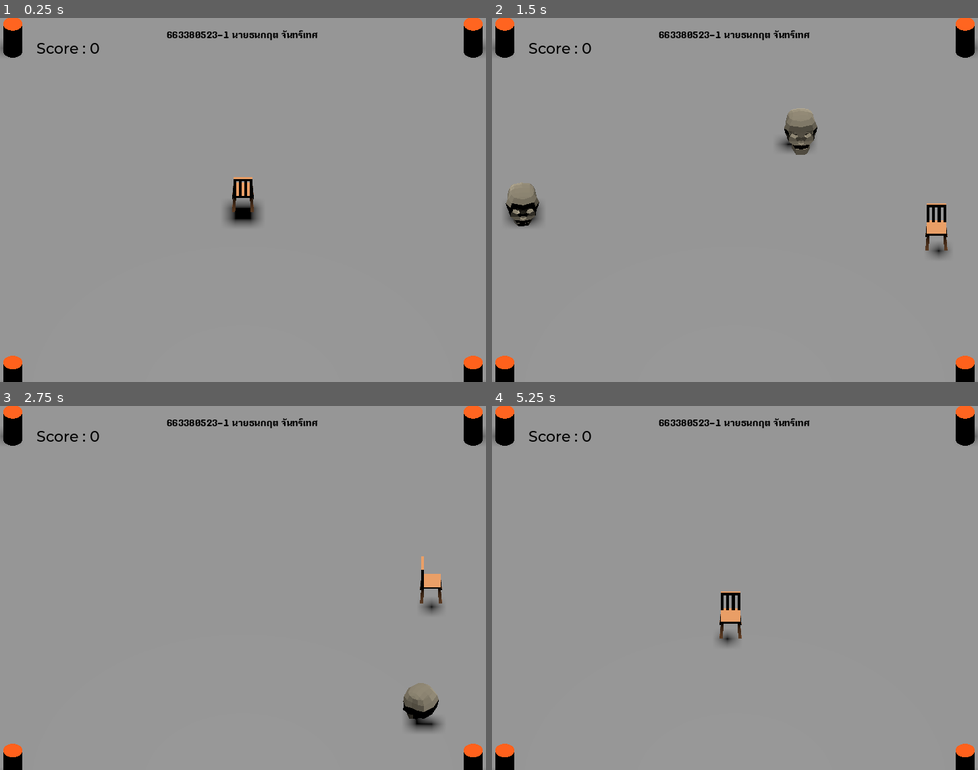
Above: before the commit, frames 1-4 (two rows, left to right).
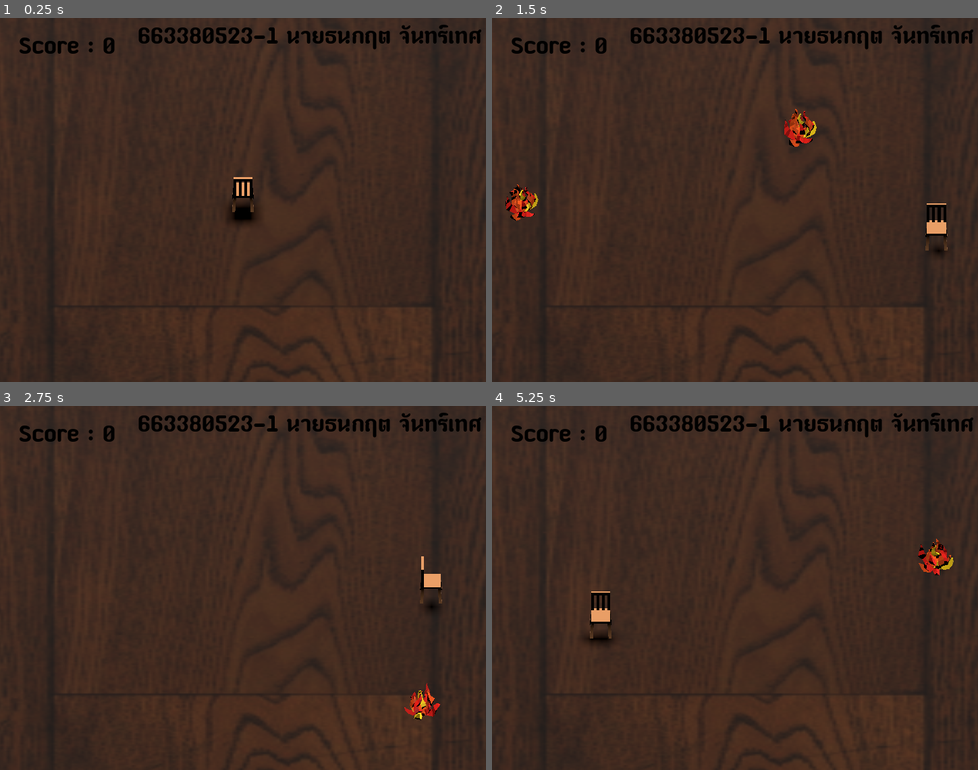
Above: after the commit, the same moments.

Repository: zD0n/myfirst3dGame
Game: Godot game, scene res://main.tscn
Two runs of this game, one before a commit and one after it. Both use one fixed random seed, a clock stepped at 60 frames per second and the inputs below.
Inputs:
- Up to frame 1 (0.25 s): no input
- Up to frame 2 (1.5 s): tap Enter (ui_accept) at 0.5 s; hold D (move_right) 0.53-1.28 s; tap Space (jump) at 0.77 s; hold S (move_back) from 1.28 s (still down)
- Up to frame 3 (2.75 s): tap Space (jump) at 1.52 s; tap Enter (ui_accept) at 2 s; release S (move_back) at 2.03 s; hold D (move_right) from 2.03 s (still down)
- Up to frame 4 (5.25 s): release D (move_right) at 2.78 s; hold W (move_forward) 2.78-3.53 s; tap Space (jump) at 3.02, 3.77, 4.52 s; hold A (move_left) 3.53-5.03 s; tap Enter (ui_accept) at 5 s; hold S (move_back) from 5.03 s (still down)

The runs differ from the first frame. In frame 1, 99% of the frame differs, in the area x 0-100%, y 0-100%; in frame 2, 99%; in frame 3, 100%; in frame 4, 100%.

Commit message:
Update V2

Diff:
--- a/main.tscn
+++ b/main.tscn
@@ -1,8 +1,9 @@
-[gd_scene load_steps=19 format=3 uid="uid://cxjk5rotiufx5"]
+[gd_scene load_steps=22 format=3 uid="uid://cxjk5rotiufx5"]
 
 [ext_resource type="Script" uid="uid://cn60u0yy0ab5s" path="res://main.gd" id="1_h2yge"]
 [ext_resource type="PackedScene" uid="uid://b6dctke4cyqw7" path="res://player.tscn" id="1_ig7tw"]
 [ext_resource type="PackedScene" uid="uid://0cfh06x7tfp6" path="res://mob.tscn" id="2_1bvp3"]
+[ext_resource type="Texture2D" uid="uid://c1l8pikxhch3w" path="res://art/wood_floor_diff_1k.jpg" id="3_272bh"]
 [ext_resource type="FontFile" uid="uid://cyxhh7ddkn62q" path="res://fonts/Montserrat-Medium.ttf" id="4_lquwl"]
 [ext_resource type="Script" uid="uid://bhb6bikahvwfj" path="res://score_label.gd" id="5_7mycd"]
 [ext_resource type="FontFile" uid="uid://bevuxmhi02n3x" path="res://fonts/paaymaay_regular.ttf" id="6_7mycd"]
@@ -10,7 +11,12 @@
 [sub_resource type="BoxShape3D" id="BoxShape3D_7dm0k"]
 size = Vector3(60, 2, 60)
 
+[sub_resource type="StandardMaterial3D" id="StandardMaterial3D_5vw27"]
+albedo_texture = ExtResource("3_272bh")
+albedo_texture_force_srgb = true
+
 [sub_resource type="BoxMesh" id="BoxMesh_ig7tw"]
+material = SubResource("StandardMaterial3D_5vw27")
 size = Vector3(60, 2, 60)
 
 [sub_resource type="StandardMaterial3D" id="StandardMaterial3D_lquwl"]
@@ -49,6 +55,9 @@
 default_font = ExtResource("4_lquwl")
 default_font_size = 22
 
+[sub_resource type="BoxShape3D" id="BoxShape3D_272bh"]
+size = Vector3(26, 5, 1)
+
 [node name="Main" type="Node"]
 script = ExtResource("1_h2yge")
 mob_scene = ExtResource("2_1bvp3")
@@ -78,6 +87,7 @@
 size = 19.0
 
 [node name="Cylinders" type="Node3D" parent="."]
+visible = false
 
 [node name="MeshInstance3D" type="MeshInstance3D" parent="Cylinders"]
 transform = Transform3D(1, 0, 0, 0, 1, 0, 0, 0, 1, -12, 0, -12)
@@ -118,15 +128,18 @@
 
 [node name="ScoreLabel" type="Label" parent="UserInterface"]
 layout_mode = 0
-offset_left = 54.0
-offset_top = 31.0
-offset_right = 148.0
-offset_bottom = 59.0
+offset_left = 28.0
+offset_top = 26.0
+offset_right = 172.0
+offset_bottom = 61.0
 theme_override_colors/font_color = Color(0, 0, 0, 1)
+theme_override_fonts/font = ExtResource("6_7mycd")
+theme_override_font_sizes/font_size = 50
 text = "Score : 0"
 script = ExtResource("5_7mycd")
 
 [node name="Retry" type="ColorRect" parent="UserInterface"]
+visible = false
 layout_mode = 1
 anchors_preset = 15
 anchor_right = 1.0
@@ -148,17 +161,37 @@
 offset_bottom = 14.0
 grow_horizontal = 2
 grow_vertical = 2
-text = "Press Any button to retry."
+text = "Press Spacebar button to retry."
 
 [node name="Credit" type="Label" parent="UserInterface"]
 layout_mode = 0
-offset_left = 247.0
-offset_top = 18.0
-offset_right = 485.0
-offset_bottom = 38.0
+offset_left = 204.0
+offset_top = 11.0
+offset_right = 713.0
+offset_bottom = 101.0
 theme_override_colors/font_color = Color(0, 0, 0, 1)
 theme_override_fonts/font = ExtResource("6_7mycd")
+theme_override_font_sizes/font_size = 50
 text = "663380523-1 นายธนกฤต จันทร์เทศ"
+
+[node name="StaticBody3D2" type="StaticBody3D" parent="."]
+transform = Transform3D(1.31134e-07, 0, -1, 0, 1, 0, 1, 0, 1.31134e-07, 13, 2, 0.499999)
+collision_layer = 4
+
+[node name="CollisionShape3D3" type="CollisionShape3D" parent="StaticBody3D2"]
+shape = SubResource("BoxShape3D_272bh")
+
+[node name="CollisionShape3D5" type="CollisionShape3D" parent="StaticBody3D2"]
+transform = Transform3D(1.31134e-07, 0, 1, 0, 1, 0, -1, 0, 1.31134e-07, 12.5, 0, 12.5)
+shape = SubResource("BoxShape3D_272bh")
+
+[node name="CollisionShape3D4" type="CollisionShape3D" parent="StaticBody3D2"]
+transform = Transform3D(-1, 0, 8.74228e-08, 0, 1, 0, -8.74228e-08, 0, -1, -0.500002, 0, 25)
+shape = SubResource("BoxShape3D_272bh")
+
+[node name="CollisionShape3D2" type="CollisionShape3D" parent="StaticBody3D2"]
+transform = Transform3D(1.31134e-07, 0, 1, 0, 1, 0, -1, 0, 1.31134e-07, -12.5, 0, 12.5)
+shape = SubResource("BoxShape3D_272bh")
 
 [connection signal="hit" from="Player" to="." method="_on_player_hit"]
 [connection signal="timeout" from="MobTimer" to="." method="_on_mob_timer_timeout"]
--- a/mob.tscn
+++ b/mob.tscn
@@ -1,12 +1,13 @@
-[gd_scene load_steps=7 format=3 uid="uid://0cfh06x7tfp6"]
+[gd_scene load_steps=8 format=3 uid="uid://0cfh06x7tfp6"]
 
 [ext_resource type="PackedScene" uid="uid://bicorb7we351t" path="res://art/mob.glb" id="1_dy6sc"]
 [ext_resource type="Script" uid="uid://wbr5db8eultn" path="res://mob.gd" id="1_nokgg"]
 [ext_resource type="PackedScene" uid="uid://nsemp2s2f8l7" path="res://art/Skull.fbx" id="3_p11y5"]
 [ext_resource type="Animation" uid="uid://2plpic1wjt4s" path="res://float.res" id="3_ubaqv"]
+[ext_resource type="ArrayMesh" uid="uid://nd4swenhcxxh" path="res://art/fire/fire.obj" id="4_s5nov"]
 
 [sub_resource type="BoxShape3D" id="BoxShape3D_nokgg"]
-size = Vector3(2.44475, 1, 2.90005)
+size = Vector3(1.89378, 1.927, 1.77361)
 
 [sub_resource type="AnimationLibrary" id="AnimationLibrary_p11y5"]
 _data = {
@@ -27,9 +28,14 @@
 
 [node name="Skull" parent="Pivot" instance=ExtResource("3_p11y5")]
 transform = Transform3D(-3, 0, -2.62268e-07, 0, 3, 0, 2.62268e-07, 0, -3, 0, 0, 0)
+visible = false
+
+[node name="Fire" type="MeshInstance3D" parent="Pivot"]
+transform = Transform3D(5, 0, 0, 0, 5, 0, 0, 0, 5, 0, 0, 0)
+mesh = ExtResource("4_s5nov")
 
 [node name="CollisionShape3D" type="CollisionShape3D" parent="."]
-transform = Transform3D(1, 0, 0, 0, 1, 0, 0, 0, 1, 0.00368161, 0.321221, 0.0886655)
+transform = Transform3D(1, 0, 0, 0, 1, 0, 0, 0, 1, 0.0770367, 0.11895, -0.0150576)
 shape = SubResource("BoxShape3D_nokgg")
 
 [node name="VisibleOnScreenEnabler3D" type="VisibleOnScreenEnabler3D" parent="."]
--- a/music_player.tscn
+++ b/music_player.tscn
@@ -4,5 +4,5 @@
 
 [node name="MusicPlayer" type="AudioStreamPlayer"]
 stream = ExtResource("1_fvyft")
-volume_db = -50.0
+volume_db = -25.0
 autoplay = true
Not shown, added: art/fire/fire.obj
Not shown, added: art/fire/fire.obj.import
Not shown, added: art/fire/materials.mtl
Binary file added: art/wood_floor_diff_1k.jpg
Not shown, added: art/wood_floor_diff_1k.jpg.import
Not shown, changed: docs/index.apple-touch-icon.png.import
Not shown, changed: docs/index.icon.png.import
Not shown, changed: docs/index.png.import
Not shown, added: art/fire/materials.mtl.bak
Not shown, changed: docs/index.html
Not shown, changed: docs/index.js
Not shown, changed: docs/index.pck
(and 1 more such lines)
